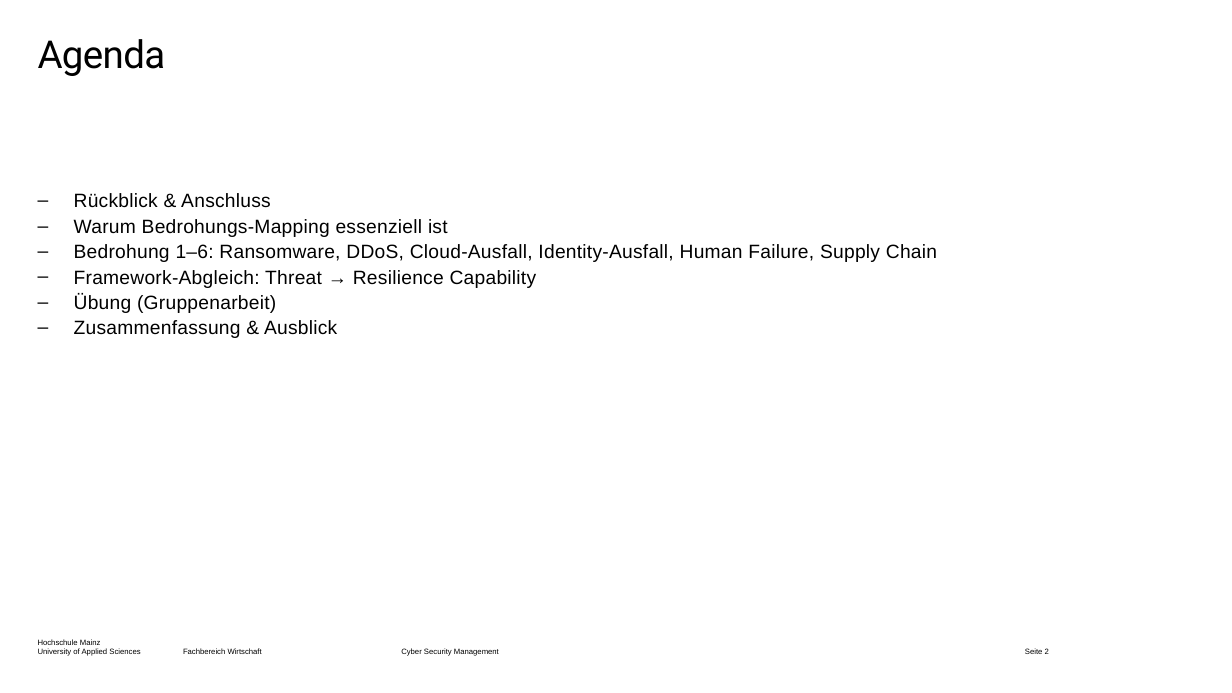
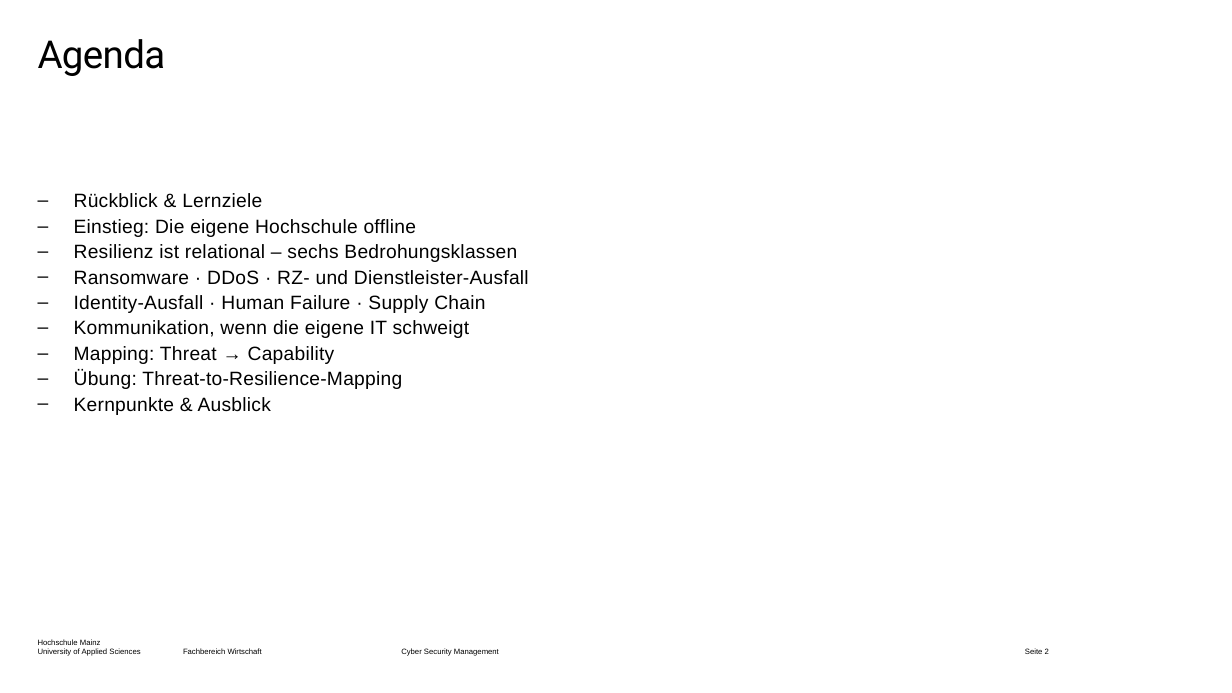
Before and after one commit to dlo-delphi/csm-cyber_resilienz-quarto, a slide deck: slide 2 of Präsentationen/Termin-04/_powerpoint/main.pptx. Drawn at 1232x693 pixels with LibreOffice and Linux fonts; fonts in the diff are those of the drawing; background and template pictures are left out. Boxes give left, top, right and bottom in pixels: in the first picture for what was removed or moved away, otherwise in the second. Text is boxed around its words. In the diff, an @@ line names an element or a change of style, - is before the commit and + after.

```diff
--- a/Präsentationen/Termin-04/_powerpoint/main.pptx
+++ b/Präsentationen/Termin-04/_powerpoint/main.pptx
@@ text at box(74, 193, 529, 415): text changed @@
-– Rückblick & Anschluss
-– Warum Bedrohungs-Mapping essenziell ist
-– Bedrohung 1–6: Ransomware, DDoS, Cloud-Ausfall, Identity-Ausfall, Human Failure, Supply Chain
-– Framework-Abgleich: Threat → Resilience Capability
-– Übung (Gruppenarbeit)
-– Zusammenfassung & Ausblick
+– Rückblick & Lernziele
+– Einstieg: Die eigene Hochschule offline
+– Resilienz ist relational – sechs Bedrohungsklassen
+– Ransomware · DDoS · RZ- und Dienstleister-Ausfall
+– Identity-Ausfall · Human Failure · Supply Chain
+– Kommunikation, wenn die eigene IT schweigt
+– Mapping: Threat → Capability
+– Übung: Threat-to-Resilience-Mapping
+– Kernpunkte & Ausblick
```
Also in this commit, not shown: 11 other slides changed, 14 slides added, 2 slides removed, 59 other files.
